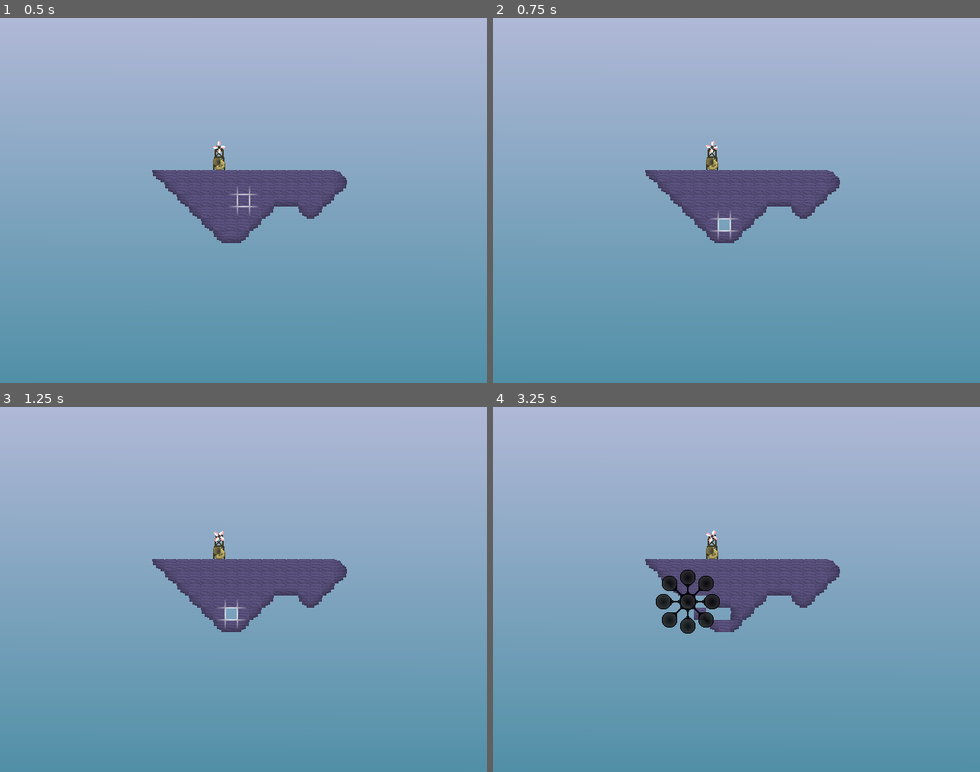
Above: before the commit, frames 1-4 (two rows, left to right).
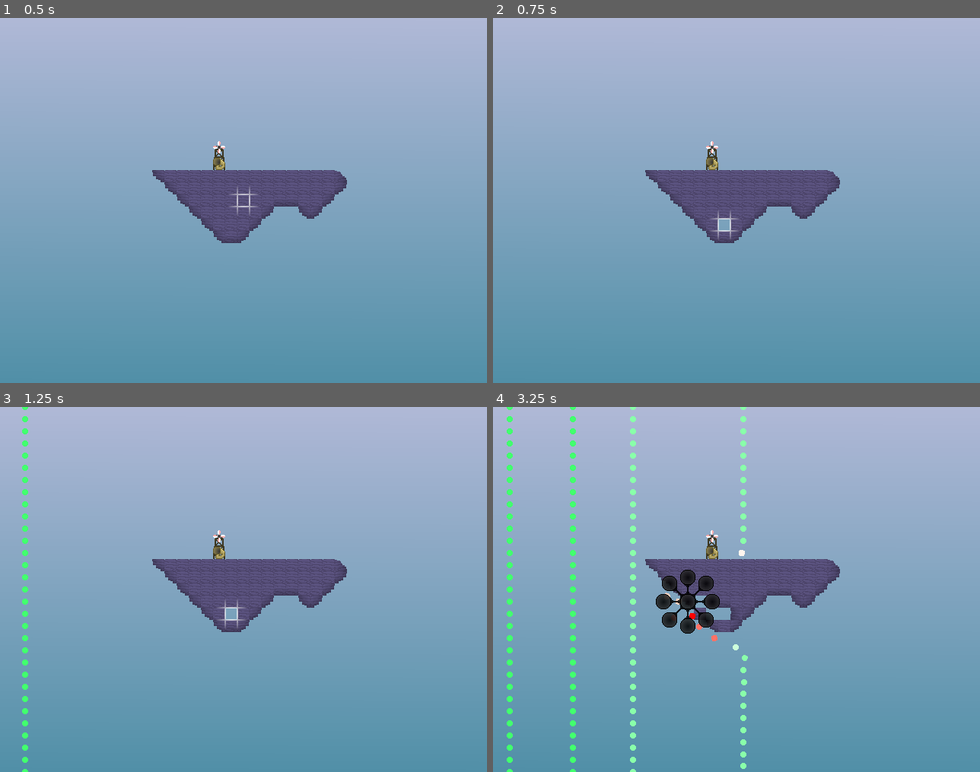
Above: after the commit, the same moments.

Repository: brandonkilpatrick059/dronescape
Game: Godot game, scene res://scenes/grid_sandbox.tscn
The game is run twice, just before and just after one commit, with the same random seed, the same clock (stepped at 60 frames per second) and the same inputs.
Inputs (mouse positions are in pixels of both pictures, inside the frame that each line leads up to):
- Up to frame 1 (0.5 s): no input
- Up to frame 2 (0.75 s): tap Enter at 0.5 s; move the mouse to (726, 226) at 0.52 s; hold Right (wind_right, bound only after the commit) from 0.53 s (still down); hold Right mouse button (second_action) from 0.53 s (still down)
- Up to frame 3 (1.25 s): keep holding Right (wind_right, bound only after the commit); keep holding Right mouse button (second_action)
- Up to frame 4 (3.25 s): move the mouse to (712, 615) at 1.27 s; release Right (wind_right, bound only after the commit) at 1.28 s; release Right mouse button (second_action) at 1.28 s; click (712, 615) at 1.35 s; right-click (712, 615) at 1.55 s; move the mouse to (697, 600) at 2.02 s; hold Right mouse button (second_action) 2.03-2.78 s; hold Right (wind_right, bound only after the commit) from 2.03 s (still down); move the mouse to (687, 600) at 2.77 s; tap Middle mouse button (third_action) at 2.85 s; right-click (687, 600) at 3.05 s

Frame 1 is identical in both runs. In frame 2, less than 0.1% of the frame differs, in the area x 43-47%, y 33-38%; in frame 3, 0.6%; in frame 4, 2.0%, in the area x 2-53%, y 0-100%.

Commit message:
added wind

Diff:
--- a/entities/chimes/warm_vox_chime_root.tscn
+++ b/entities/chimes/warm_vox_chime_root.tscn
@@ -14,6 +14,7 @@
 [node name="WarmVoxChimeRoot" type="Node2D" node_paths=PackedStringArray("wind_animations")]
 script = ExtResource("1_wwv5r")
 wind_animations = [NodePath("AnimatedSprite2D")]
+sensitivity = 0.5
 
 [node name="Sprite2D" type="Sprite2D" parent="."]
 position = Vector2(0, -8)
@@ -22,7 +23,7 @@
 [node name="AnimatedSprite2D" type="AnimatedSprite2D" parent="."]
 position = Vector2(0, -22)
 sprite_frames = ExtResource("2_oonc0")
-frame_progress = 0.615498
+frame_progress = 0.22736
 
 [node name="AudioStreamPlayer2D" type="AudioStreamPlayer2D" parent="."]
 stream = ExtResource("4_oj62h")
--- a/entities/stones/purple_brick.tscn
+++ b/entities/stones/purple_brick.tscn
@@ -5,8 +5,8 @@
 
 [sub_resource type="PhysicsMaterial" id="PhysicsMaterial_yk454"]
 
-[sub_resource type="RectangleShape2D" id="RectangleShape2D_03782"]
-size = Vector2(16, 16)
+[sub_resource type="CircleShape2D" id="CircleShape2D_rhnib"]
+radius = 8.0
 
 [node name="PurpleBrick" type="Node2D"]
 script = ExtResource("1_rhnib")
@@ -16,11 +16,12 @@
 animation = &"center_left"
 
 [node name="StaticBody2D" type="StaticBody2D" parent="."]
+collision_layer = 5
 input_pickable = true
 physics_material_override = SubResource("PhysicsMaterial_yk454")
 
 [node name="CollisionShape2D" type="CollisionShape2D" parent="StaticBody2D"]
-shape = SubResource("RectangleShape2D_03782")
+shape = SubResource("CircleShape2D_rhnib")
 
 [connection signal="mouse_entered" from="StaticBody2D" to="." method="_on_static_body_2d_mouse_entered"]
 [connection signal="mouse_exited" from="StaticBody2D" to="." method="_on_static_body_2d_mouse_exited"]
--- a/entities/stones/purple_stone.tscn
+++ b/entities/stones/purple_stone.tscn
@@ -16,11 +16,24 @@
 animation = &"center_left"
 
 [node name="StaticBody2D" type="StaticBody2D" parent="."]
+collision_layer = 5
 input_pickable = true
 physics_material_override = SubResource("PhysicsMaterial_yk454")
 
-[node name="CollisionShape2D" type="CollisionShape2D" parent="StaticBody2D"]
-shape = SubResource("RectangleShape2D_03782")
+[node name="center" type="CollisionShape2D" parent="StaticBody2D"]
+shape = SubResource("RectangleShape2D_yk454")
+
+[node name="top_left" type="CollisionPolygon2D" parent="StaticBody2D"]
+polygon = PackedVector2Array(-8, 8, 8, -8, 8, 8)
+
+[node name="top_right" type="CollisionPolygon2D" parent="StaticBody2D"]
+polygon = PackedVector2Array(-8, -8, 8, 8, -8, 8)
+
+[node name="bottom_left" type="CollisionPolygon2D" parent="StaticBody2D"]
+polygon = PackedVector2Array(-8, -8, 8, 8, 8, -8)
+
+[node name="bottom_right" type="CollisionPolygon2D" parent="StaticBody2D"]
+polygon = PackedVector2Array(-8, 8, 8, -8, -8, -8)
 
 [connection signal="mouse_entered" from="StaticBody2D" to="." method="_on_static_body_2d_mouse_entered"]
 [connection signal="mouse_exited" from="StaticBody2D" to="." method="_on_static_body_2d_mouse_exited"]
--- a/project.godot
+++ b/project.godot
@@ -20,9 +20,9 @@
 
 window/size/viewport_width=640
 window/size/viewport_height=480
+window/size/mode=4
 window/size/resizable=false
 window/stretch/mode="viewport"
-window/stretch/scale_mode="integer"
 
 [input]
 
@@ -41,11 +41,18 @@
 "events": [Object(InputEventMouseButton,"resource_local_to_scene":false,"resource_name":"","device":-1,"window_id":0,"a …(253 unchanged characters)…
 ]
 }
+wind_right={
+"deadzone": 0.2,
+"events": [Object(InputEventKey,"resource_local_to_scene":false,"resource_name":"","device":-1,"window_id":0,"alt_pressed":false,"shift_pressed":false,"ctrl_pressed":false,"meta_pressed":false,"pressed":false,"keycode":0,"physical_keycode":4194321,"key_label":0,"unicode":0,"location":0,"echo":false,"script":null)
+, Object(InputEventKey,"resource_local_to_scene":false,"resource_name":"","device":-1,"window_id":0,"alt_pressed":false,"shift_pressed":false,"ctrl_pressed":false,"meta_pressed":false,"pressed":false,"keycode":0,"physical_keycode":68,"key_label":0,"unicode":100,"location":0,"echo":false,"script":null)
+]
+}
 
 [layer_names]
 
 2d_physics/layer_1="grid_entity"
 2d_physics/layer_2="wind"
+2d_physics/layer_3="solid"
 
 [rendering]
 
--- a/scenes/grid_sandbox.tscn
+++ b/scenes/grid_sandbox.tscn
@@ -6,6 +6,7 @@
 [ext_resource type="PackedScene" uid="uid://bwwo4l82msqi" path="res://interface/cursor.tscn" id="4_ohvtm"]
 [ext_resource type="Script" uid="uid://bvlxfcloxnkhx" path="res://scripts/main_camera.gd" id="5_l6vqa"]
 [ext_resource type="PackedScene" uid="uid://bql8nnwr3x1hq" path="res://entities/chimes/warm_vox_chime_root.tscn" id="6_f80ug"]
+[ext_resource type="PackedScene" uid="uid://cdyvb1d0a05c2" path="res://wind/wind_manager.tscn" id="7_pl366"]
 
 [node name="GridSandbox" type="Node2D"]
 
@@ -201,8 +202,11 @@
 [node name="Cursor" parent="." instance=ExtResource("4_ohvtm")]
 z_index = 5
 
-[node name="Camera2D" type="Camera2D" parent="."]
+[node name="Camera2D" type="Camera2D" parent="." groups=["camera"]]
 script = ExtResource("5_l6vqa")
 
 [node name="WarmVoxChimeRoot" parent="." instance=ExtResource("6_f80ug")]
 position = Vector2(-32, -48)
+
+[node name="WindManager" parent="." instance=ExtResource("7_pl366")]
+position = Vector2(-320, -240)
--- a/scripts/chime.gd
+++ b/scripts/chime.gd
@@ -4,10 +4,12 @@
 @onready var wind_activation_area : Area2D = $wind_area
 
 @export var wind_animations : Array[AnimatedSprite2D]
-@export var sensitivity : float = 0.02
+@export var sensitivity : float = 1.0
+@export var sensitivity_fraction : float = 2.0
+@export var friction : float = 0.002
 
 var activation_level : float = 0.0 #is 0.0 to 1.0
-static var zero_volume = -80
+static var zero_volume = -50
 
 func _ready() -> void:
 	grid_entity_init()
@@ -30,10 +32,9 @@
 
 func update_activation_level():
 	var winds = wind_activation_area.get_overlapping_bodies()
-	if(winds.size() > 1 && activation_level < 1.0):
-		activation_level = activation_level + sensitivity
-	else:
-		activation_level = activation_level - sensitivity
+	for wind in winds:
+		activation_level = activation_level/sensitivity_fraction + (sensitivity * wind.get_energy())
+	activation_level = activation_level - friction
 	if(activation_level > 1.0):
 		activation_level = 1.0
 	elif(activation_level < 0.0):
@@ -45,19 +46,19 @@
 	var current_volume = volume_fraction + zero_volume
 	audio_player.volume_db = current_volume
 
-func debug_input():
-	if(Input.is_action_pressed("second_action")):
-		if(activation_level < 1.0):
-			activation_level = activation_level + sensitivity
-	else:
-		activation_level = activation_level - sensitivity
-	if(activation_level > 1.0):
-		activation_level = 1.0
-	elif(activation_level < 0.0):
-		activation_level = 0.0
+#func debug_input():
+	#if(Input.is_action_pressed("second_action")):
+		#if(activation_level < 1.0):
+			#activation_level = activation_level + sensitivity
+#
+	#activation_level = activation_level - friction
+	#if(activation_level > 1.0):
+		#activation_level = 1.0
+	#elif(activation_level < 0.0):
+		#activation_level = 0.0
 
 func _physics_process(delta: float) -> void:
-	#update_activation_level()
+	update_activation_level()
 	update_wind_animation()
 	update_audio()
-	debug_input()
+	#debug_input()
--- a/scripts/grid_base.gd
+++ b/scripts/grid_base.gd
@@ -21,7 +21,7 @@
 
 func update_stones():
 	stones = get_tree().get_nodes_in_group("stone")
-	for stone in stones:
+	for stone : Stone in stones:
 		var pos_above :Vector2 = stone.global_position + Vector2(0,-grid_size)
 		var pos_below :Vector2 = stone.global_position + Vector2(0,grid_size)
 		var pos_left :Vector2 = stone.global_position + Vector2(-grid_size,0)
@@ -57,6 +57,7 @@
 		elif(!stone_above && stone_below):
 			animation_name = "top_center"
 		stone.set_animation(animation_name)
+		stone.set_stone_collision(animation_name)
 
 func _process(delta: float) -> void:
 	if(!initialized):
--- a/scripts/stone.gd
+++ b/scripts/stone.gd
@@ -28,6 +28,63 @@
 func set_animation(name : String):
 	sprite.play(name)
 
+func set_stone_collision(name : String):
+	if(name.contains("center")):
+		$StaticBody2D/top_left.disabled = true
+		$StaticBody2D/top_right.disabled = true
+		$StaticBody2D/bottom_left.disabled = true
+		$StaticBody2D/bottom_right.disabled = true
+		$StaticBody2D/top_left.visible = false
+		$StaticBody2D/top_right.visible = false
+		$StaticBody2D/bottom_left.visible = false
+		$StaticBody2D/bottom_right.visible = false
+	else:
+		match(name):
+			"top_left":
+				$StaticBody2D/center.disabled = true
+				$StaticBody2D/top_left.disabled = false
+				$StaticBody2D/top_right.disabled = true
+				$StaticBody2D/bottom_left.disabled = true
+				$StaticBody2D/bottom_right.disabled = true
+				$StaticBody2D/center.visible = false
+				$StaticBody2D/top_left.visible = true
+				$StaticBody2D/top_right.visible = false
+				$StaticBody2D/bottom_left.visible = false
+				$StaticBody2D/bottom_right.visible = false
+			"top_right":
+				$StaticBody2D/center.disabled = true
+				$StaticBody2D/top_left.disabled = true
+				$StaticBody2D/top_right.disabled = false
+				$StaticBody2D/bottom_left.disabled = true
+				$StaticBody2D/bottom_right.disabled = true
+				$StaticBody2D/center.visible = false
+				$StaticBody2D/top_left.visible = false
+				$StaticBody2D/top_right.visible = true
+				$StaticBody2D/bottom_left.visible = false
+				$StaticBody2D/bottom_right.visible = false
+			"bottom_right":
+				$StaticBody2D/center.disabled = true
+				$StaticBody2D/top_left.disabled = true
+				$StaticBody2D/top_right.disabled = true
+				$StaticBody2D/bottom_left.disabled = true
+				$StaticBody2D/bottom_right.disabled = false
+				$StaticBody2D/center.visible = false
+				$StaticBody2D/top_left.visible = false
+				$StaticBody2D/top_right.visible = false
+				$StaticBody2D/bottom_left.visible = false
+				$StaticBody2D/bottom_right.visible = true
+			"bottom_left":
+				$StaticBody2D/center.disabled = true
+				$StaticBody2D/top_left.disabled = true
+				$StaticBody2D/top_right.disabled = true
+				$StaticBody2D/bottom_left.disabled = false
+				$StaticBody2D/bottom_right.disabled = true
+				$StaticBody2D/center.visible = false
+				$StaticBody2D/top_left.visible = false
+				$StaticBody2D/top_right.visible = false
+				$StaticBody2D/bottom_left.visible = true
+				$StaticBody2D/bottom_right.visible = false
+
 func _on_static_body_2d_mouse_entered() -> void:
 	#var cursor = get_tree().get_first_node_in_group("cursor")
 	#cursor.global_position = global_position
--- /dev/null
+++ b/scripts/wind_manager.gd
@@ -0,0 +1,29 @@
+class_name Wind_Manager extends Node2D
+
+var timer := Timer.new()
+
+var wind_particle = preload("res://wind/wind_particle.tscn")
+
+func _ready() -> void:
+	timer.one_shot = true
+	add_child(timer)
+
+func generate_wind():
+	var height = 1280
+	var point_step = 16
+	var current_step = 0
+	while(current_step < height):
+		current_step = current_step + point_step
+		var particle = wind_particle.instantiate()
+		add_child(particle)
+		particle.global_position = global_position + (Vector2(0,global_position.y + current_step))
+		particle.launch(Vector2(10000,0))
+
+func handle_input():
+	if(Input.is_action_pressed("wind_right")):
+		generate_wind()
+
+func _physics_process(delta: float) -> void:
+	if(timer.is_stopped()):
+		handle_input()
+		timer.start(0.5)
--- /dev/null
+++ b/scripts/wind_particle.gd
@@ -0,0 +1,32 @@
+class_name Wind_Particle extends RigidBody2D
+
+@onready var animated_sprite : AnimatedSprite2D = $AnimatedSprite2D
+
+static var top_force = 20000
+static var top_speed = 200
+var launched = false
+
+var life_timer := Timer.new()
+
+func launch(force_vect : Vector2):
+	apply_force(force_vect)
+	launched = true
+	life_timer.one_shot
+	add_child(life_timer)
+	life_timer.start(10.0)
+
+func get_energy() -> float:
+	var speed = linear_velocity.length()
+	return speed/top_speed
+
+func _physics_process(delta: float) -> void:
+	var num_frames : float = float(animated_sprite.sprite_frames.get_frame_count("default"))
+	var current_frame : int = int(get_energy() * num_frames)
+	animated_sprite.frame = current_frame
+	var camera = get_tree().get_first_node_in_group("camera")
+	if(global_position.distance_to(camera.global_position) > 800):
+		queue_free()
+	if(life_timer.is_stopped()):
+		queue_free()
+	if(launched && get_energy() < 0.1):
+		queue_free()
--- /dev/null
+++ b/sprites/wind/wind_particle.tres
@@ -0,0 +1,67 @@
+[gd_resource type="SpriteFrames" load_steps=10 format=3 uid="uid://bg4gu5hfmlqgx"]
+
+[ext_resource type="Texture2D" uid="uid://cnae8cg3gtokd" path="res://sprites/wind/wind_particle.png" id="1_dot72"]
+
+[sub_resource type="AtlasTexture" id="AtlasTexture_jtc1h"]
+atlas = ExtResource("1_dot72")
+region = Rect2(0, 0, 8, 8)
+
+[sub_resource type="AtlasTexture" id="AtlasTexture_up76e"]
+atlas = ExtResource("1_dot72")
+region = Rect2(8, 0, 8, 8)
+
+[sub_resource type="AtlasTexture" id="AtlasTexture_tmj8q"]
+atlas = ExtResource("1_dot72")
+region = Rect2(16, 0, 8, 8)
+
+[sub_resource type="AtlasTexture" id="AtlasTexture_iybgx"]
+atlas = ExtResource("1_dot72")
+region = Rect2(24, 0, 8, 8)
+
+[sub_resource type="AtlasTexture" id="AtlasTexture_1ev7f"]
+atlas = ExtResource("1_dot72")
+region = Rect2(32, 0, 8, 8)
+
+[sub_resource type="AtlasTexture" id="AtlasTexture_wx27s"]
+atlas = ExtResource("1_dot72")
+region = Rect2(40, 0, 8, 8)
+
+[sub_resource type="AtlasTexture" id="AtlasTexture_gkoq2"]
+atlas = ExtResource("1_dot72")
+region = Rect2(48, 0, 8, 8)
+
+[sub_resource type="AtlasTexture" id="AtlasTexture_3bsls"]
+atlas = ExtResource("1_dot72")
+region = Rect2(56, 0, 8, 8)
+
+[resource]
+animations = [{
+"frames": [{
+"duration": 1.0,
+"texture": SubResource("AtlasTexture_jtc1h")
+}, {
+"duration": 1.0,
+"texture": SubResource("AtlasTexture_up76e")
+}, {
+"duration": 1.0,
+"texture": SubResource("AtlasTexture_tmj8q")
+}, {
+"duration": 1.0,
+"texture": SubResource("AtlasTexture_iybgx")
+}, {
+"duration": 1.0,
+"texture": SubResource("AtlasTexture_1ev7f")
+}, {
+"duration": 1.0,
+"texture": SubResource("AtlasTexture_wx27s")
+}, {
+"duration": 1.0,
+"texture": SubResource("AtlasTexture_gkoq2")
+}, {
+"duration": 1.0,
+"texture": SubResource("AtlasTexture_3bsls")
+}],
+"loop": true,
+"name": &"default",
+"speed": 5.0
+}]
--- /dev/null
+++ b/wind/wind_manager.tscn
@@ -0,0 +1,6 @@
+[gd_scene load_steps=2 format=3 uid="uid://cdyvb1d0a05c2"]
+
+[ext_resource type="Script" uid="uid://dvvm8m7uf5jfv" path="res://scripts/wind_manager.gd" id="1_wme0a"]
+
+[node name="WindManager" type="Node2D"]
+script = ExtResource("1_wme0a")
--- /dev/null
+++ b/wind/wind_particle.tscn
@@ -0,0 +1,24 @@
+[gd_scene load_steps=5 format=3 uid="uid://da7f3l2mwf816"]
+
+[ext_resource type="SpriteFrames" uid="uid://bg4gu5hfmlqgx" path="res://sprites/wind/wind_particle.tres" id="1_o7alq"]
+[ext_resource type="Script" uid="uid://dirj8l6pbqwy2" path="res://scripts/wind_particle.gd" id="1_yxsh1"]
+
+[sub_resource type="PhysicsMaterial" id="PhysicsMaterial_yxsh1"]
+bounce = 0.1
+
+[sub_resource type="CircleShape2D" id="CircleShape2D_cjk64"]
+radius = 8.0
+
+[node name="WindParticle" type="RigidBody2D"]
+collision_layer = 2
+collision_mask = 6
+physics_material_override = SubResource("PhysicsMaterial_yxsh1")
+gravity_scale = 0.0
+script = ExtResource("1_yxsh1")
+
+[node name="CollisionShape2D" type="CollisionShape2D" parent="."]
+z_index = 1
+shape = SubResource("CircleShape2D_cjk64")
+
+[node name="AnimatedSprite2D" type="AnimatedSprite2D" parent="."]
+sprite_frames = ExtResource("1_o7alq")
Not shown: 1 places in entities/stones/purple_stone.tscn that only renumber resources
Not shown: 1 places in scenes/grid_sandbox.tscn that only renumber resources
Not shown, added: scripts/wind_manager.gd.uid
Not shown, added: scripts/wind_particle.gd.uid
Binary file added: sprites/wind/wind_particle.png
Not shown, added: sprites/wind/wind_particle.png.import
Not shown, changed: audio/chimes/warm_vox_root.ogg
Not shown, changed: audio/chimes/warm_vox_root_above.ogg
Not shown, changed: audio/chimes/warm_vox_up_fourth.ogg
